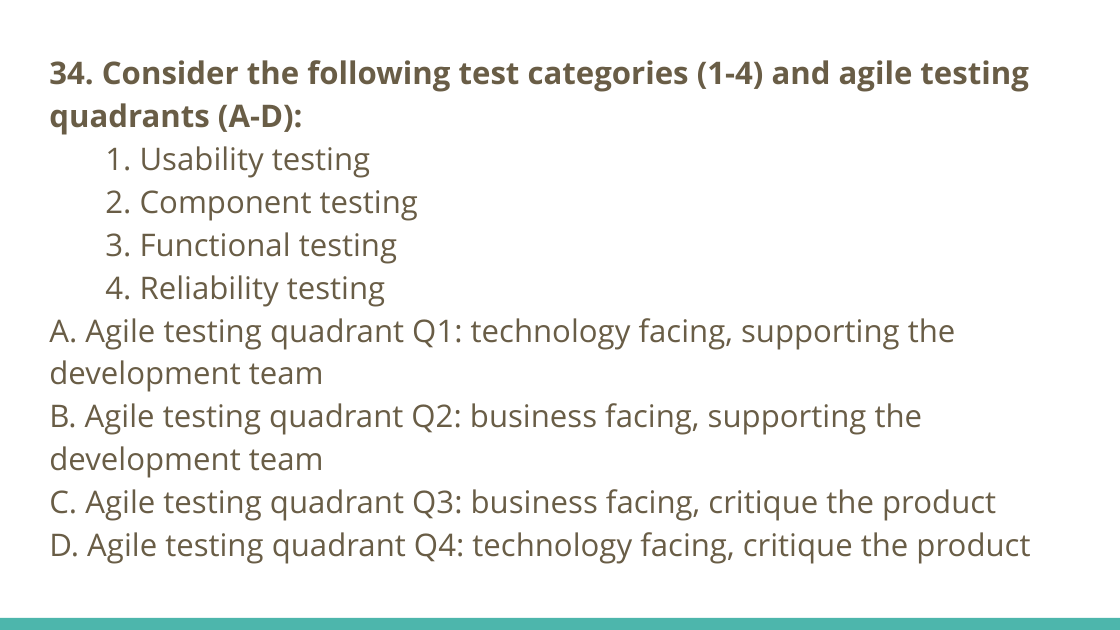
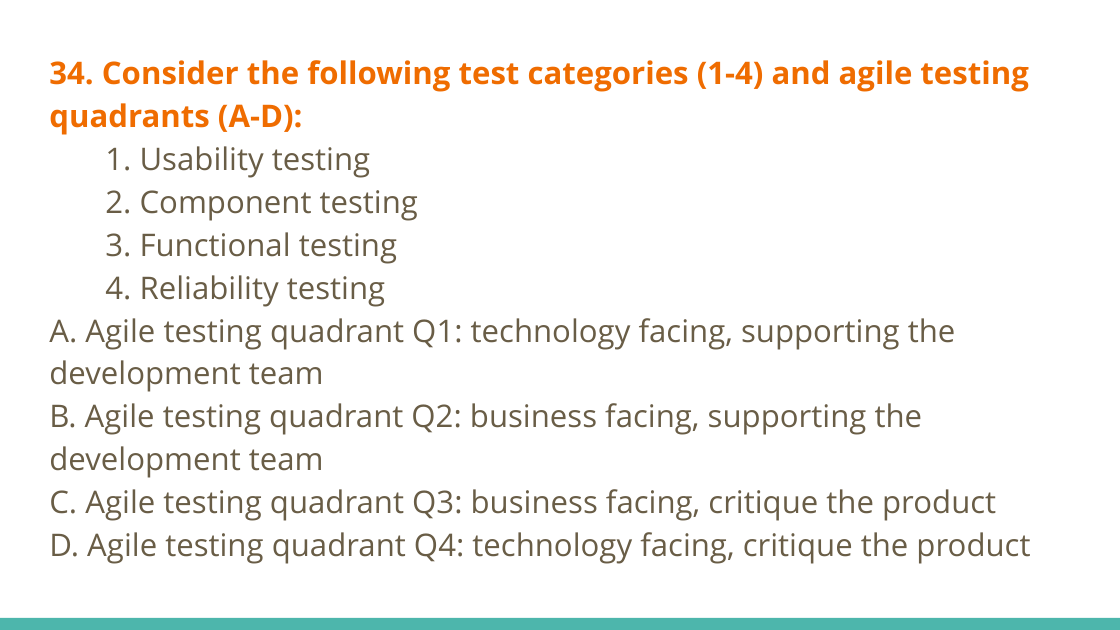
Before and after one commit to fawadmalik/istqb, a slide deck: slide 82 of ISTQB Foundation Level Preparation.pptx. Drawn at 1120x630 pixels with LibreOffice and Linux fonts; fonts in the diff are those of the drawing. Boxes give left, top, right and bottom in pixels: in the first picture for what was removed or moved away, otherwise in the second. Text is boxed around its words. In the diff, an @@ line names an element or a change of style, - is before the commit and + after.

```diff
--- a/ISTQB Foundation Level Preparation.pptx
+++ b/ISTQB Foundation Level Preparation.pptx
@@ text at (49,60,1028,135): text colour #695D46 to #EF6C00 in "34. Consider the following test categories (1-4) ..." @@
```
Also in this commit, not shown: 5 slides added.
